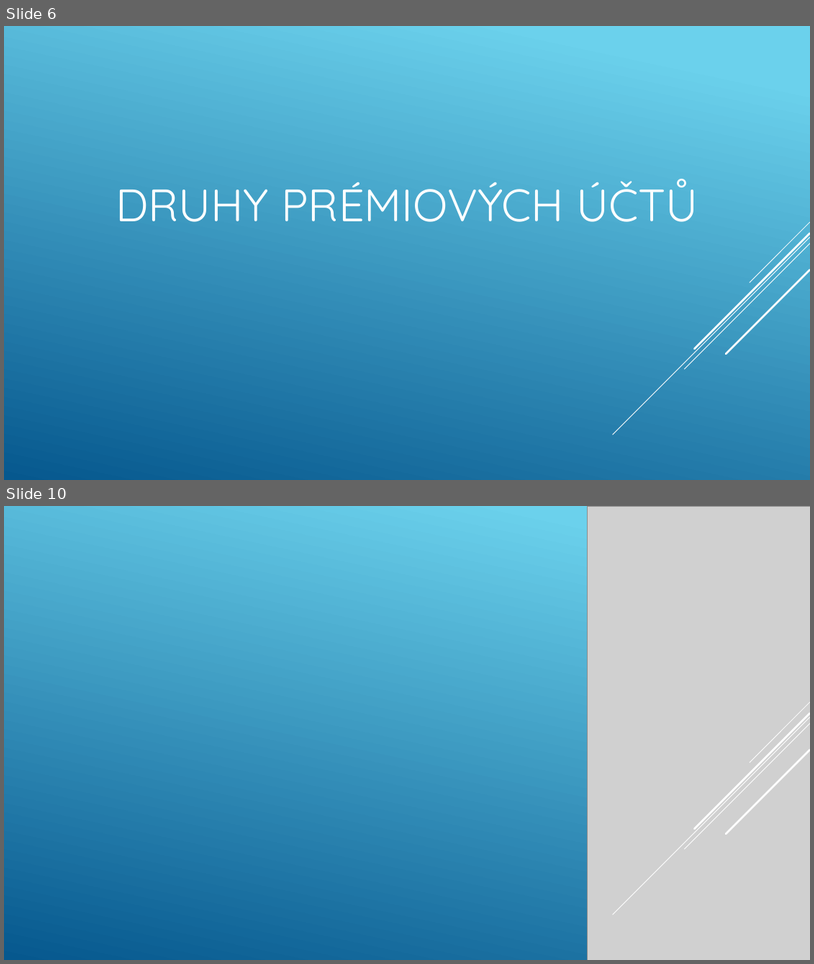
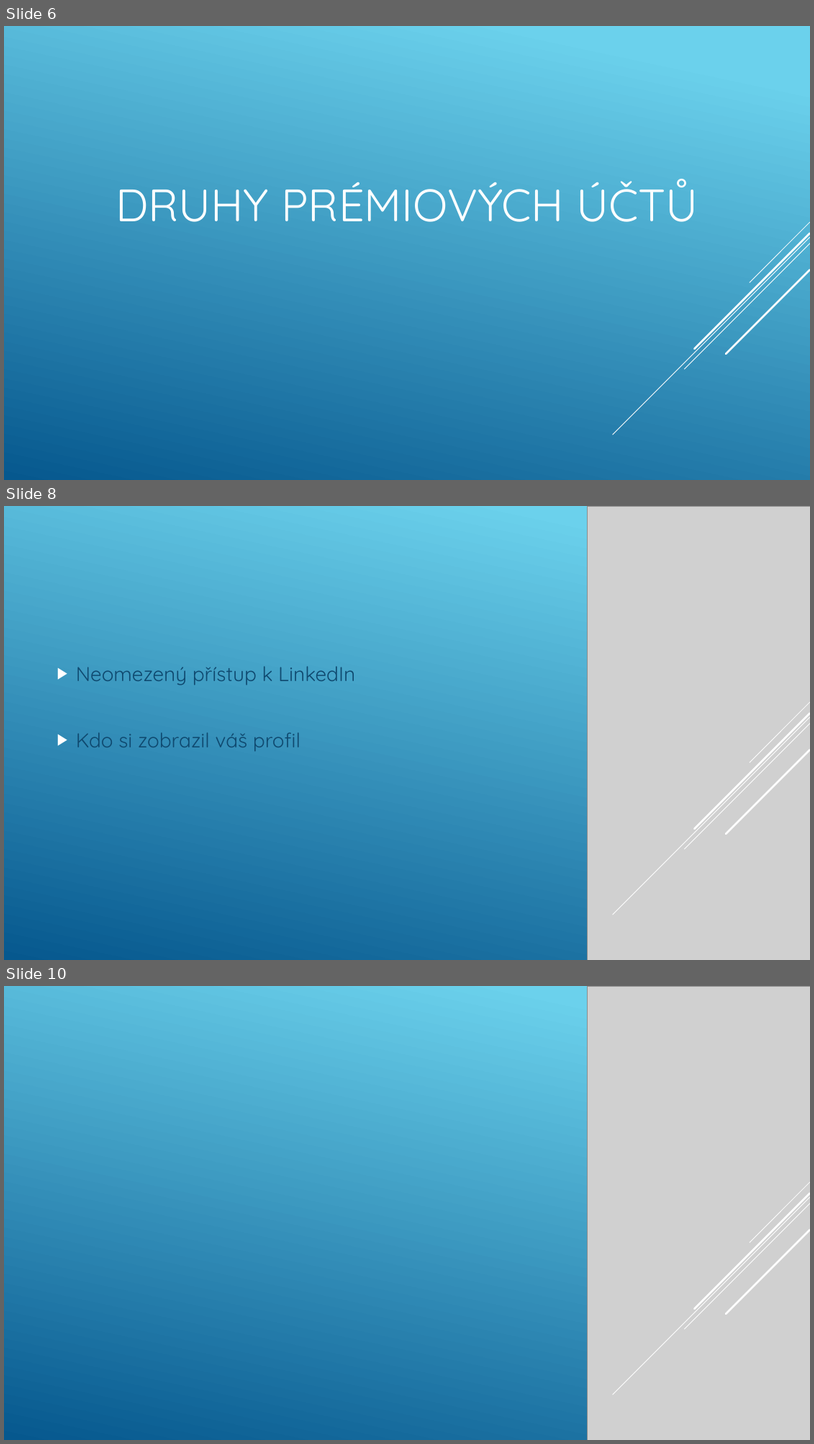
Before and after one commit to Jelenos69/I11-prezentace-Jel-nek, a slide deck: Jelinek.pptx. Shown one above the other, each under a label of ours: slides 6 and 10 before the commit, slides 6, 8 and 10 after it; the slides between them are not shown. The pictures are 814x964 and 814x1444 pixels, drawn with LibreOffice and Linux fonts; fonts in the diff are those of the drawing; grey boxes stand for pictures. Boxes give left, top, right and bottom in pixels: in the first picture for what was removed or moved away, otherwise in the second. Text is boxed around its words. In the diff, an @@ line names an element or a change of style, - is before the commit and + after.

```diff
--- a/Jelinek.pptx
+++ b/Jelinek.pptx
@@ slide 8 added at [4,506,810,960], background gradient #6ED2EB to #06588E @@
@@ picture added at [588,506,810,960] @@
@@ text added at [76,666,355,751], 24 pt, text #0F496F @@
+▶ Neomezený přístup k LinkedIn
+▶ Kdo si zobrazil váš profil
@@ group added at [613,702,810,914]: 5 lines @@
```
Also in this commit, not shown: 1 slide changed, 8 other slides added, 11 slides removed.
